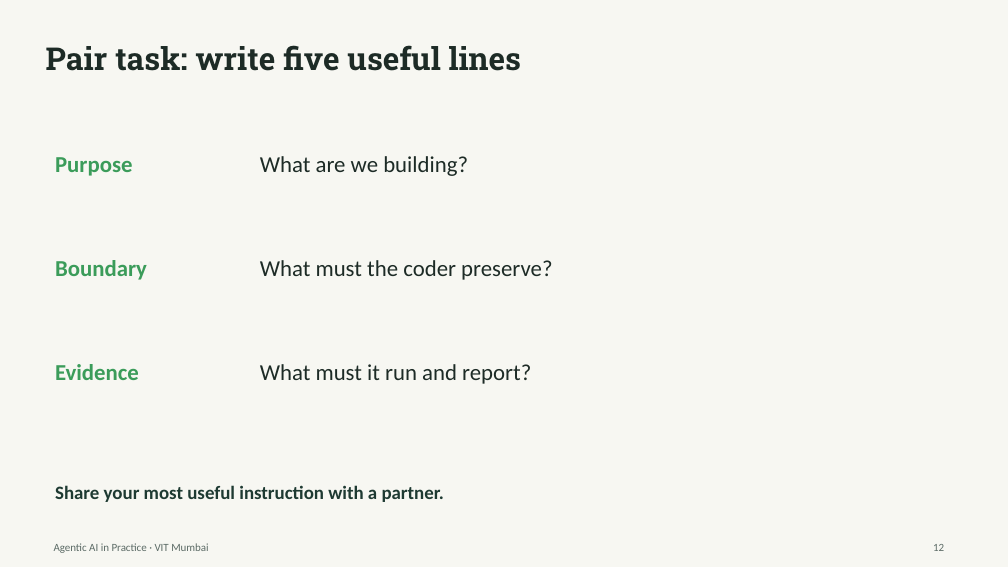
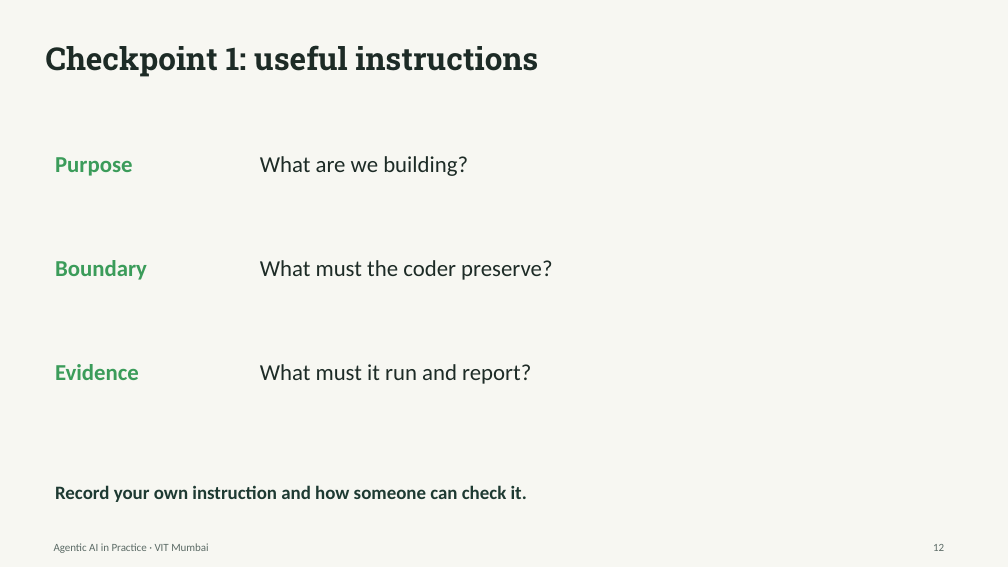
Before and after one commit to Vedantk1301/agentic-ai-workshop, a slide deck: slide 12 of slides/Agentic AI in Practice.pptx. Drawn at 1008x567 pixels with LibreOffice and Linux fonts; fonts in the diff are those of the drawing. Boxes give left, top, right and bottom in pixels: in the first picture for what was removed or moved away, otherwise in the second. Text is boxed around its words. In the diff, an @@ line names an element or a change of style, - is before the commit and + after.

Commit message:
Adapt workshop delivery for a large room with individual checkpoints

```diff
--- a/slides/Agentic AI in Practice.pptx
+++ b/slides/Agentic AI in Practice.pptx
@@ text at (x1=46, y1=45, x2=538, y2=77): text changed @@
-Pair task: write five useful lines
+Checkpoint 1: useful instructions
@@ text at (x1=55, y1=485, x2=527, y2=502): text changed @@
-Share your most useful instruction with a partner.
+Record your own instruction and how someone can check it.
```
Also in this commit, not shown: 5 other slides changed, 15 other files.
